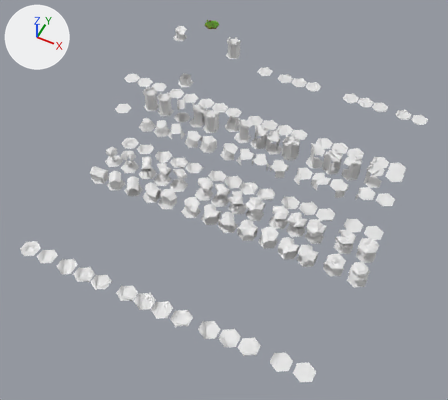
A saved change to the Blender file Hex.blend.
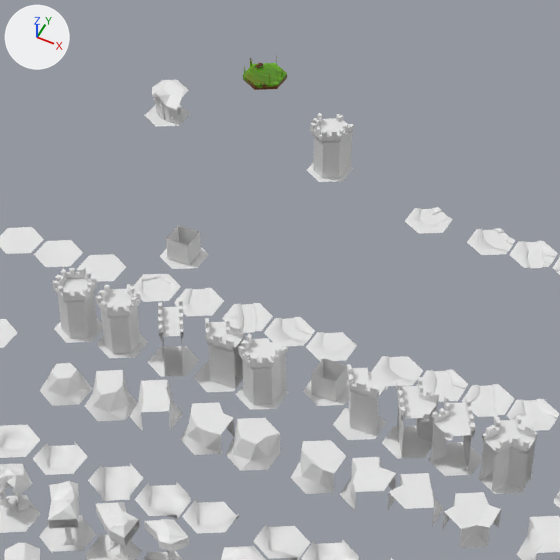
Each version is shown whole from a 50 mm lens placed at (23.5, -49.2, 48.4), pointed at (3.0, -8.2, -2.8), then close up on the part from 28% to 69% of the width and 0% to 45% of the height. Every picture has the same lights, and +X, +Y and +Z are marked at upper left.

Before the edit, the objects in view are built like this:
```python
me_circle_006 = bpy.data.meshes.new('Circle.006')
me_circle_006.from_pydata(...)  # 26 vertices, 19 faces; spans x -0.87..0.87, y -1.0..1.0, z 0.18..0.32
me_circle_113 = bpy.data.meshes.new('Circle.113')
me_circle_113.from_pydata(...)  # 15 vertices, 11 faces; spans x -0.87..0.87, y -1.0..1.0, z 0.2..1.26
me_circle_114 = bpy.data.meshes.new('Circle.114')
me_circle_114.from_pydata(...)  # 15 vertices, 11 faces; spans x -0.87..0.87, y -1.0..1.0, z 0.2..1.26
ob_grass_t2 = bpy.data.objects.new('Grass_T2', me_circle_006)
ob_grass_t2.location = (3.7, 2.16, 0.0)
ob_grass_t2.rotation_mode = 'AXIS_ANGLE'
ob_grass_t2.rotation_axis_angle = (0.0, 0.0, 0.0, 0.0)
ob_int_e = bpy.data.objects.new('Int_E', me_circle_113)
ob_int_e.location = (0.0, 0.0, 0.0)
ob_int_n = bpy.data.objects.new('Int_N', me_circle_114)
ob_int_n.location = (-8.85, 4.74, 0.0)
# also in view: 'Grass_P3.001' at (-0.9, 11.3, 0.3); 'Wall_P1' at (-6.0, -1.2, 1.4); 'Mount_T4' at (7.7, -4.4, 0.7); 'Grass_O3' at (-11.4, 2.5, 0.2); 'Water_T2' at (3.8, -7.8, 0.1)
```
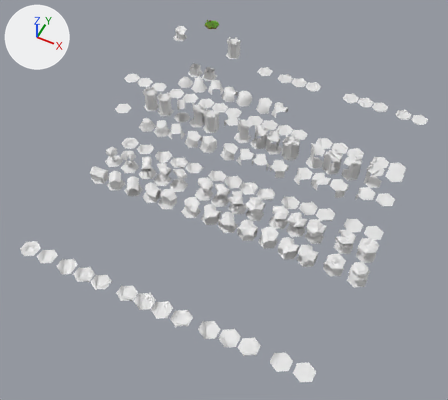
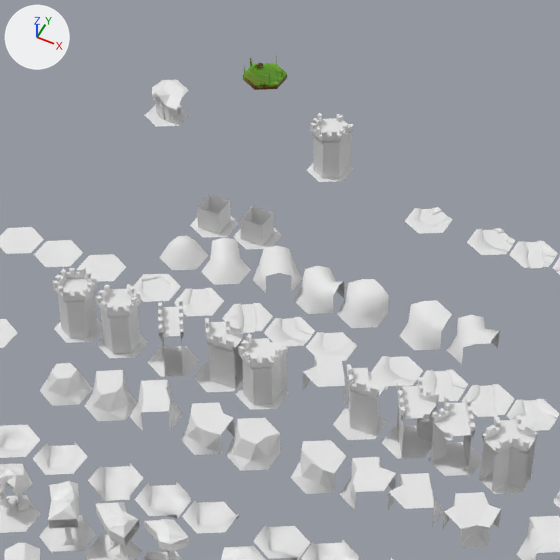
Boxes (x1, y1, x2, y2) around the edits, measured in the close-ups (560 x 560 px):
'Int_E', moved: before (303, 358, 349, 406); after (233, 206, 281, 249)
'Int_N', moved: before (160, 225, 209, 269); after (190, 194, 238, 238)
'Grass_P3V', added: after (337, 279, 389, 328)
'Grass_T1V', added: after (400, 300, 452, 350)
'Grass_P2V', added: after (294, 266, 344, 314)
'Grass_EV', added: after (201, 237, 250, 285)
'Grass_T2V', added: after (446, 315, 500, 364)
'Grass_P1V', added: after (253, 246, 303, 293)
'Mount_T3.001', added: after (303, 355, 349, 404)
'Grass_NV', added: after (159, 236, 208, 270)

Patch to the scene script:
```diff
--- a/Hex.blend.py
+++ b/Hex.blend.py
@@ me_circle_123 @@
+me_circle_123.from_pydata(...)  # 22 vertices, 22 faces; spans x -0.87..0.87, y -1.0..1.0, z 0.25..1.2
@@ me_circle_122 @@
+me_circle_122.from_pydata(...)  # 23 vertices, 24 faces; spans x -0.87..0.87, y -1.0..1.0, z 0.25..1.25
+me_circle_122.polygons.foreach_set('use_smooth', [True] * 24)
@@ me_circle_121 @@
+me_circle_121.from_pydata(...)  # 18 vertices, 18 faces; spans x -0.87..0.87, y -1.0..1.0, z 0.25..1.25
+me_circle_121.polygons.foreach_set('use_smooth', [True] * 18)
@@ me_circle_120 @@
+me_circle_120.from_pydata(...)  # 19 vertices, 21 faces; spans x -0.87..0.87, y -1.0..1.0, z 0.25..1.25
+me_circle_120.polygons.foreach_set('use_smooth', [True] * 21)
@@ me_circle_119 @@
+me_circle_119.from_pydata(...)  # 21 vertices, 22 faces; spans x -0.87..0.87, y -1.0..1.0, z 0.25..1.25
+me_circle_119.polygons.foreach_set('use_smooth', [True] * 22)
@@ me_circle_118 @@
+me_circle_118.from_pydata(...)  # 21 vertices, 22 faces, 1 loose edge; spans x -0.87..0.87, y -1.0..1.0, z 0.25..1.25
+me_circle_118.polygons.foreach_set('use_smooth', [True] * 22)
@@ me_circle_117 @@
+me_circle_117.from_pydata(...)  # 19 vertices, 25 faces; spans x -0.87..0.87, y -1.0..1.0, z 0.25..1.25
+me_circle_117.polygons.foreach_set('use_smooth', [True] * 25)
@@ me_circle_116 @@
+me_circle_116.from_pydata(...)  # 19 vertices, 30 faces; spans x -0.87..0.87, y -1.0..1.0, z 0.25..1.16
+me_circle_116.polygons.foreach_set('use_smooth', [True] * 30)
@@ ob_int_e @@
 ob_int_e = bpy.data.objects.new('Int_E', me_circle_113)
-ob_int_e.location = (0.0, 0.0, 0.0)
+ob_int_e.location = (-6.79, 7.2, 0.0)
@@ ob_int_n @@
 ob_int_n = bpy.data.objects.new('Int_N', me_circle_114)
-ob_int_n.location = (-8.85, 4.74, 0.0)
+ob_int_n.location = (-8.74, 7.1, 0.0)
@@ ob_mount_t3_001 @@
+ob_mount_t3_001 = bpy.data.objects.new('Mount_T3.001', me_circle_123)
+ob_mount_t3_001.location = (0.0, 0.0, 0.0)
@@ ob_grass_t2v @@
+ob_grass_t2v = bpy.data.objects.new('Grass_T2V', me_circle_122)
+ob_grass_t2v.location = (3.9, 4.58, 0.0)
@@ ob_grass_t1v @@
+ob_grass_t1v = bpy.data.objects.new('Grass_T1V', me_circle_121)
+ob_grass_t1v.location = (1.93, 4.53, 0.0)
@@ ob_grass_p3v @@
+ob_grass_p3v = bpy.data.objects.new('Grass_P3V', me_circle_120)
+ob_grass_p3v.location = (-0.8, 4.64, 0.0)
@@ ob_grass_p2v @@
+ob_grass_p2v = bpy.data.objects.new('Grass_P2V', me_circle_119)
+ob_grass_p2v.location = (-2.72, 4.65, 0.0)
@@ ob_grass_p1v @@
+ob_grass_p1v = bpy.data.objects.new('Grass_P1V', me_circle_118)
+ob_grass_p1v.location = (-4.59, 4.72, 0.3)
@@ ob_grass_ev @@
+ob_grass_ev = bpy.data.objects.new('Grass_EV', me_circle_117)
+ob_grass_ev.location = (-6.87, 4.61, 0.0)
@@ ob_grass_nv @@
+ob_grass_nv = bpy.data.objects.new('Grass_NV', me_circle_116)
+ob_grass_nv.location = (-8.82, 4.66, 0.0)
```
